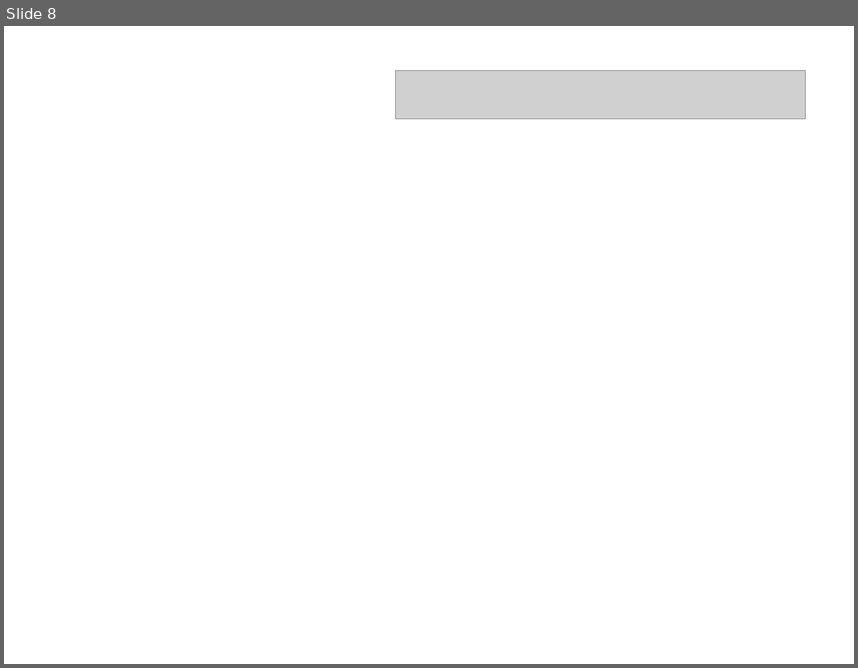
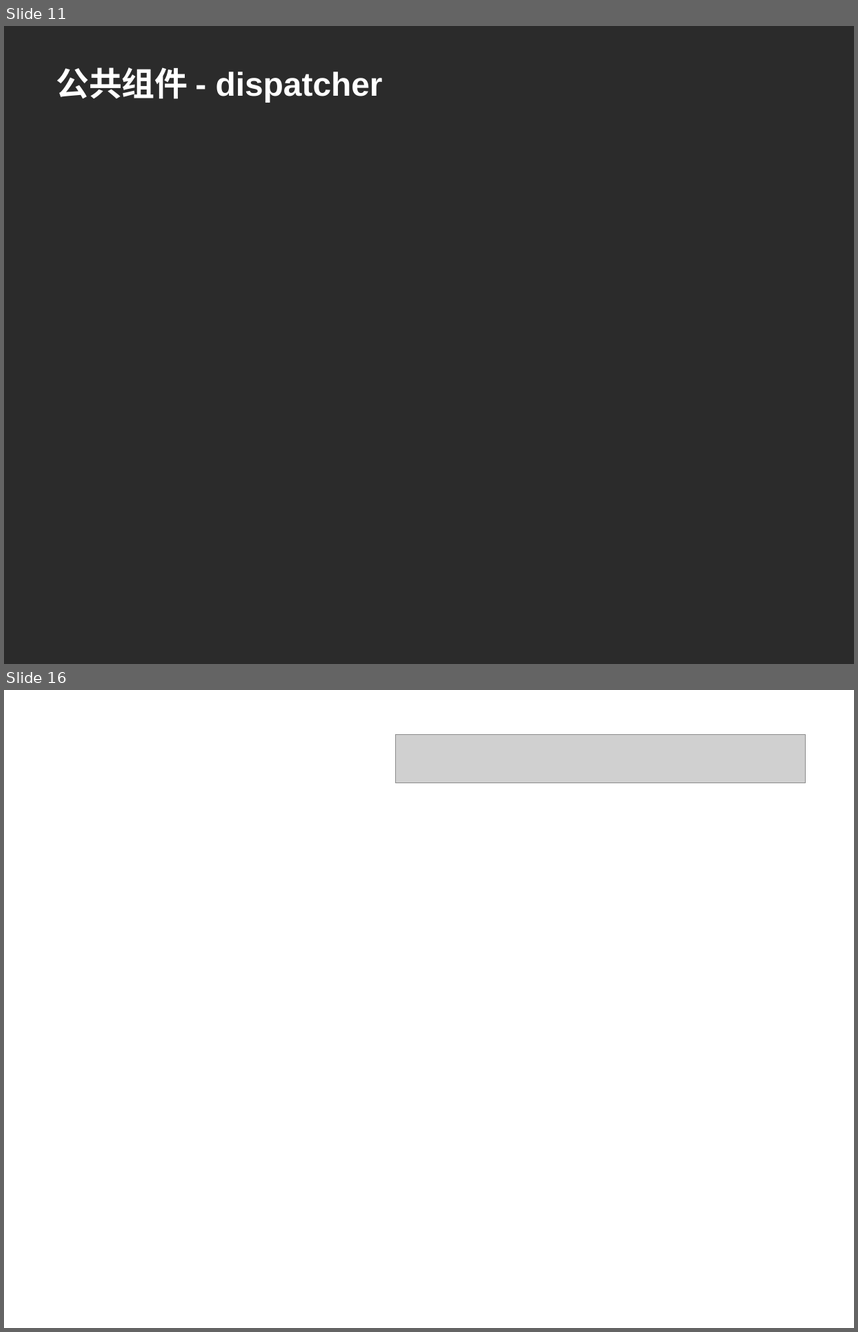
Before and after one commit to shtzr840329/mooon, a slide deck: distributed_platform/docs/mooon.ppt. Shown one above the other, each under a label of ours: slide 8 before the commit, slides 11 and 16 after it; the slides between them are not shown. The pictures are 858x668 and 858x1332 pixels, drawn with LibreOffice and Linux fonts; fonts in the diff are those of the drawing; grey boxes stand for pictures; background and template pictures are left out; a plain dark background stands for a picture behind light text. Boxes give left, top, right and bottom in pixels: in the first picture for what was removed or moved away, otherwise in the second. Text is boxed around its words. In the diff, an @@ line names an element or a change of style, - is before the commit and + after.

```diff
--- a/distributed_platform/docs/mooon.ppt
+++ b/distributed_platform/docs/mooon.ppt
@@ slide 11 added at (4, 26, 854, 664), background picture (left out) @@
@@ title added at (56, 67, 383, 102), 28 pt, text #FFFFFF, bold @@
+公共组件 - dispatcher
@@ what was slide 8 is now slide 16 @@
```
Also in this commit, not shown: 3 slides changed, 7 other slides added.
